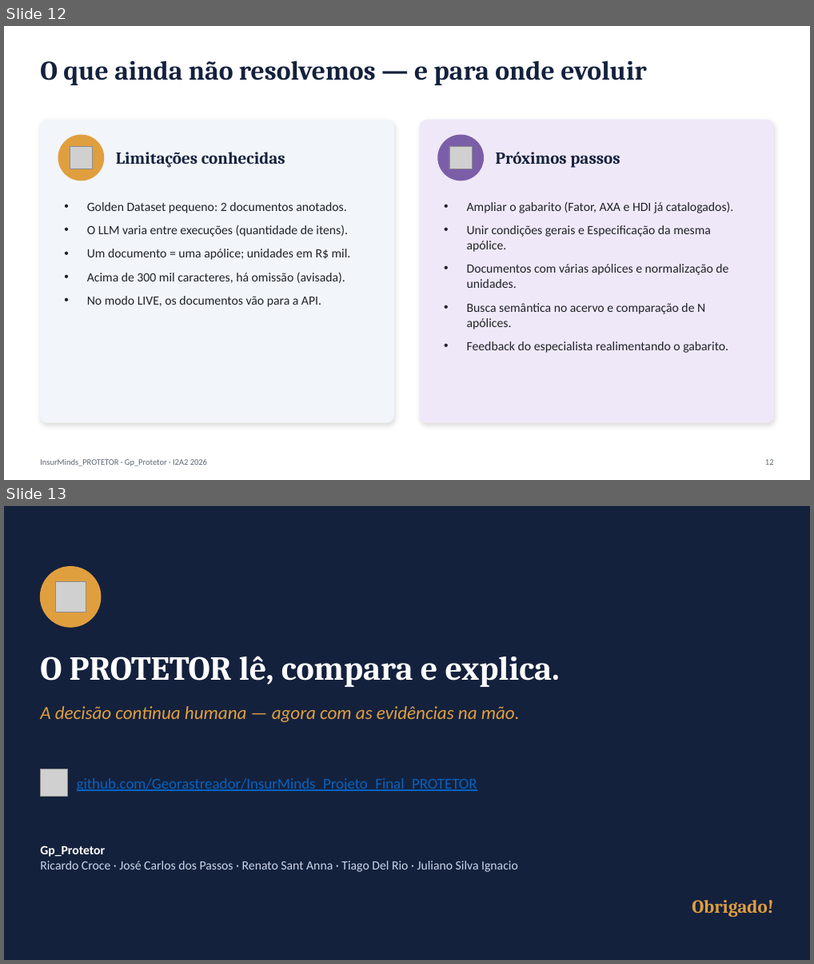
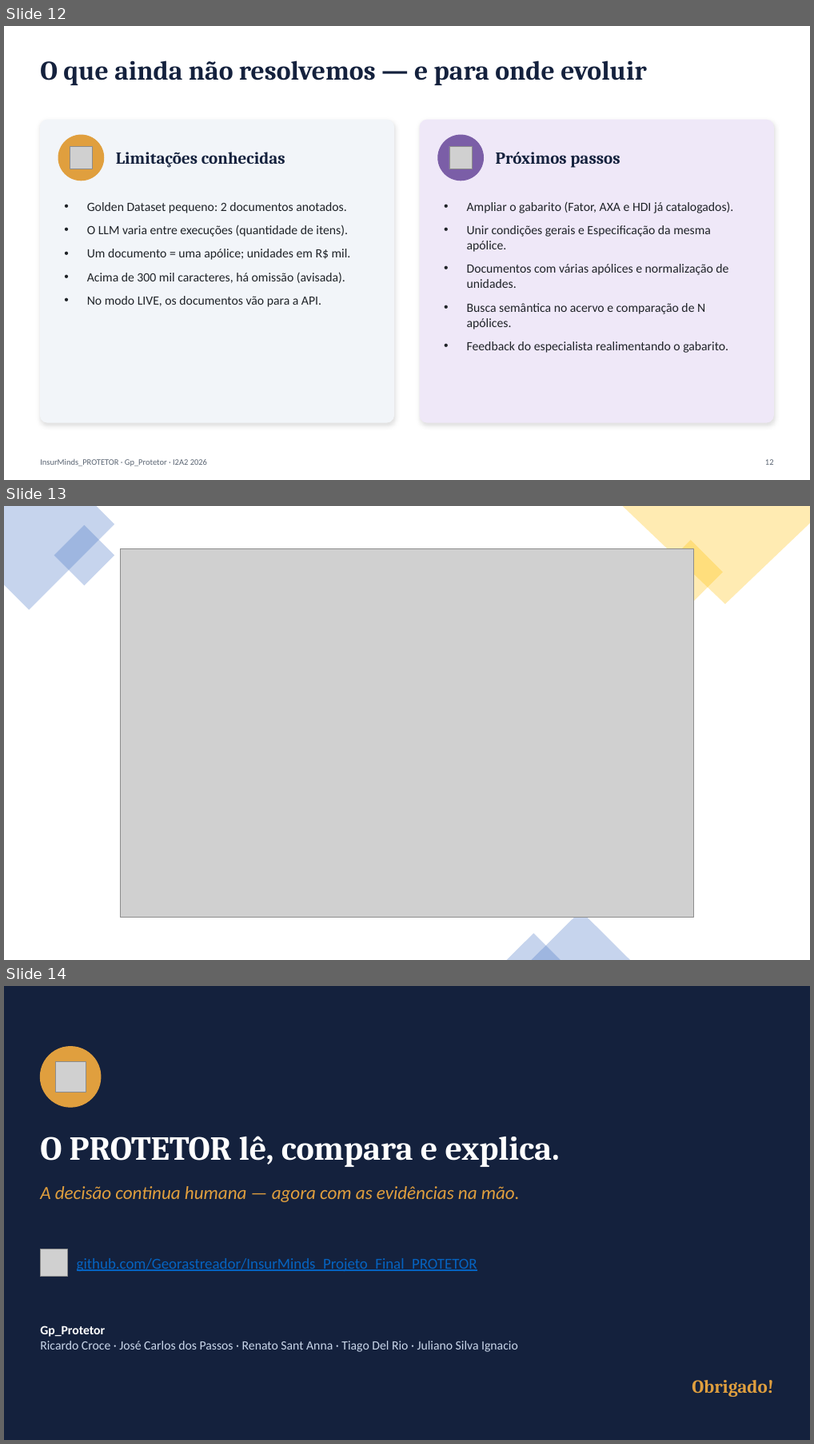
Before and after one commit to Georastreador/InsurMinds_Projeto_Final_PROTETOR, a slide deck: Projeto_Final_Artefatos/InsurMinds_Projeto_Final.pptx. Shown one above the other, each under a label of ours: slides 12 and 13 before the commit, slides 12, 13 and 14 after it. The pictures are 814x964 and 814x1444 pixels, drawn with LibreOffice and Linux fonts; fonts in the diff are those of the drawing; grey boxes stand for pictures. Boxes give left, top, right and bottom in pixels: in the first picture for what was removed or moved away, otherwise in the second. Text is boxed around its words. In the diff, an @@ line names an element or a change of style, - is before the commit and + after.

```diff
--- a/Projeto_Final_Artefatos/InsurMinds_Projeto_Final.pptx
+++ b/Projeto_Final_Artefatos/InsurMinds_Projeto_Final.pptx
@@ slide 13 added at box(4, 506, 810, 960), background #FFFFFF @@
@@ freeform shape added at box(4, 506, 114, 610), fill #4472C4 at 30% opacity @@
@@ rectangle added at box(54, 525, 115, 586), fill #4472C4 at 30% opacity @@
@@ freeform shape added at box(623, 506, 810, 604), fill #FFC000 at 30% opacity @@
@@ picture added at box(121, 548, 694, 916) @@
@@ rectangle added at box(659, 540, 723, 604), fill #FFC000 at 30% opacity @@
@@ triangle added at box(531, 911, 630, 960), fill #4472C4 at 30% opacity @@
@@ triangle added at box(507, 933, 561, 960), fill #4472C4 at 30% opacity @@
@@ what was slide 13 is now slide 14 @@
```
Also in this commit, not shown: 2 slides changed.
